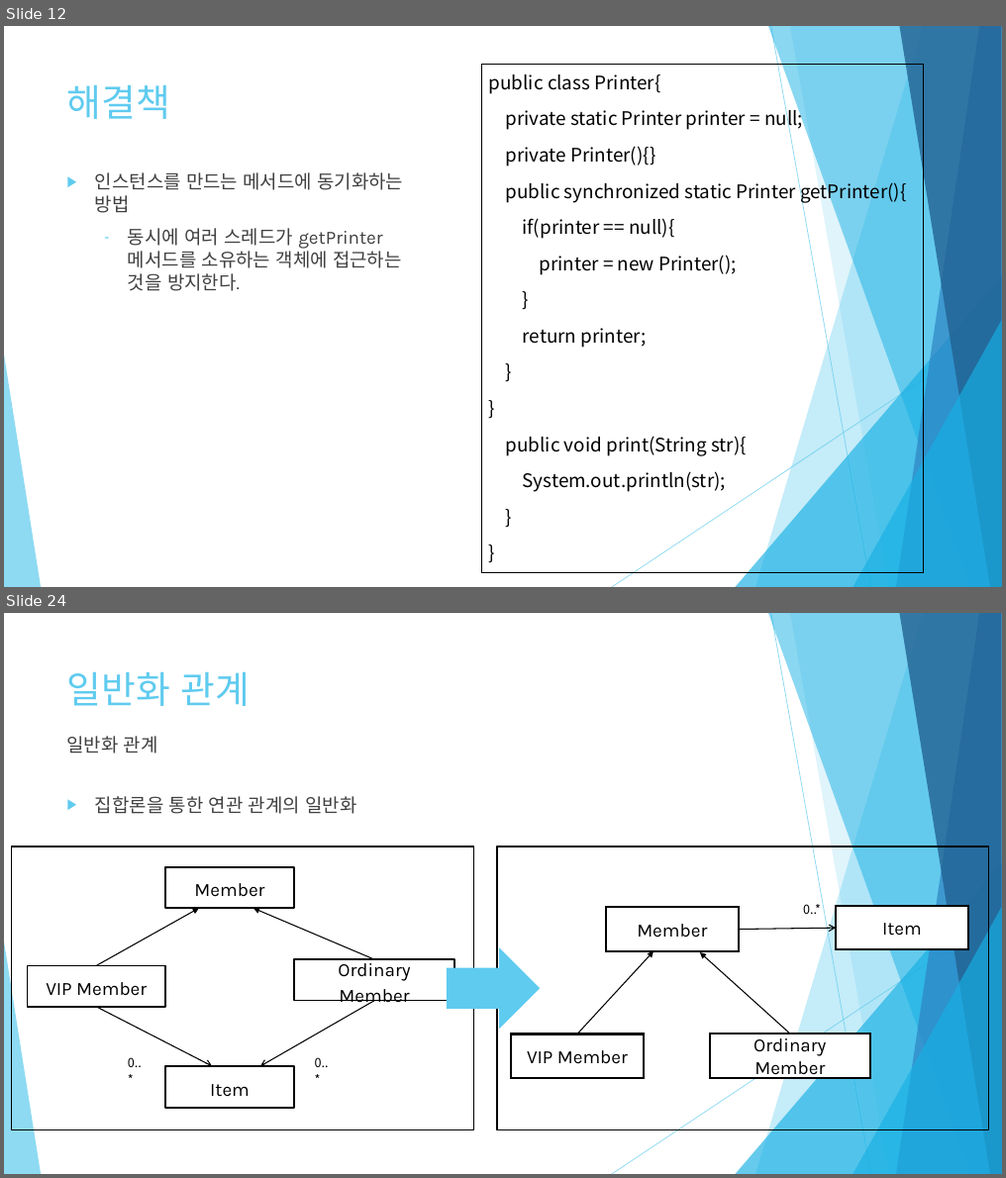
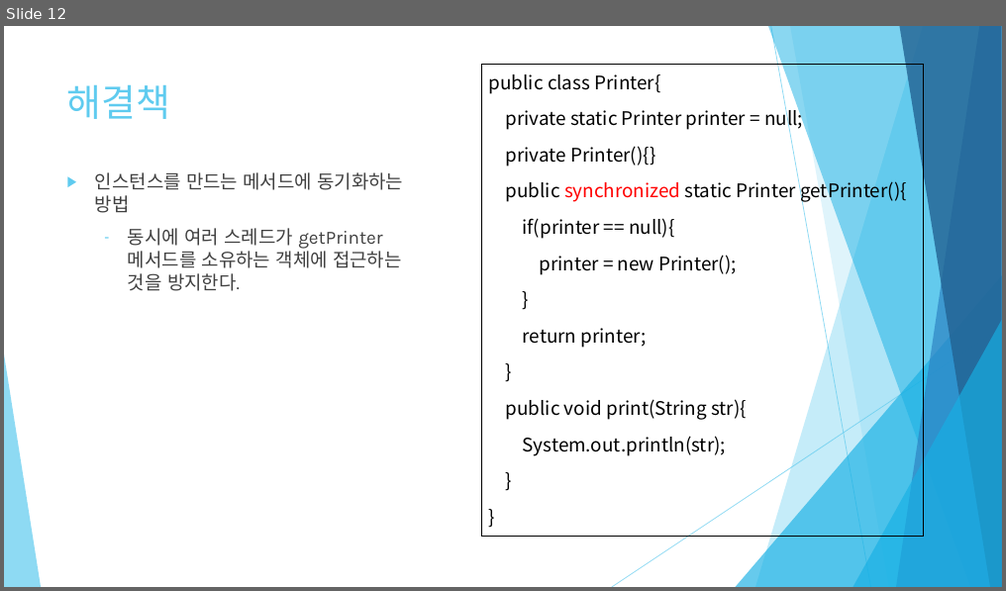
Before and after one commit to y3s-study/design-pattern, a slide deck: Chap6/JAVA 객체 지향 디자인 패턴 6장.pptx. Shown one above the other, each under a label of ours: slides 12 and 24 before the commit, slide 12 after it; the slides between them are not shown. The pictures are 1006x1178 and 1006x591 pixels, drawn with LibreOffice and Linux fonts; fonts in the diff are those of the drawing. Boxes give left, top, right and bottom in pixels: in the first picture for what was removed or moved away, otherwise in the second. Text is boxed around its words. In the diff, an @@ line names an element or a change of style, - is before the commit and + after.

```diff
--- a/Chap6/JAVA 객체 지향 디자인 패턴 6장.pptx
+++ b/Chap6/JAVA 객체 지향 디자인 패턴 6장.pptx
@@ slide 24 removed at box(4, 613, 1002, 1174), background #FFFFFF; not listed: 10 template elements that a slide beside it also shows @@
@@ title removed at box(67, 672, 250, 706) @@
-일반화 관계
@@ text removed at box(67, 736, 158, 754) @@
-일반화 관계
@@ text removed at box(95, 796, 356, 814) @@
-▶ 집합론을 통한 연관 관계의 일반화
@@ group removed at box(12, 847, 474, 1131): 7 rectangles, 4 arrows @@
-Member
-Ordinary Member
-Item
-0..*
-0..*
-VIP Member
@@ group removed at box(497, 847, 989, 1131): 5 rectangles, 3 arrows, 1 text @@
-Member
-Ordinary Member
-Item
-0..*
-VIP Member
@@ right arrow removed at box(447, 948, 540, 1029) @@
@@ slide 12 changed as well @@
@@ text in rectangle at box(481, 65, 924, 537): paragraph removed @@
-}
@@ rectangle "public class Printer{": place and size @@
-rectangle "public class Printer{" at box(481, 65, 924, 573)
+rectangle "public class Printer{" at box(481, 65, 924, 537)
@@ text in rectangle at box(506, 178, 907, 203): text colour #000000 to #FF0000 in "synchronized" @@
```
Also in this commit, not shown: 1 other slide changed, 5 slides added, 16 other slides removed.
